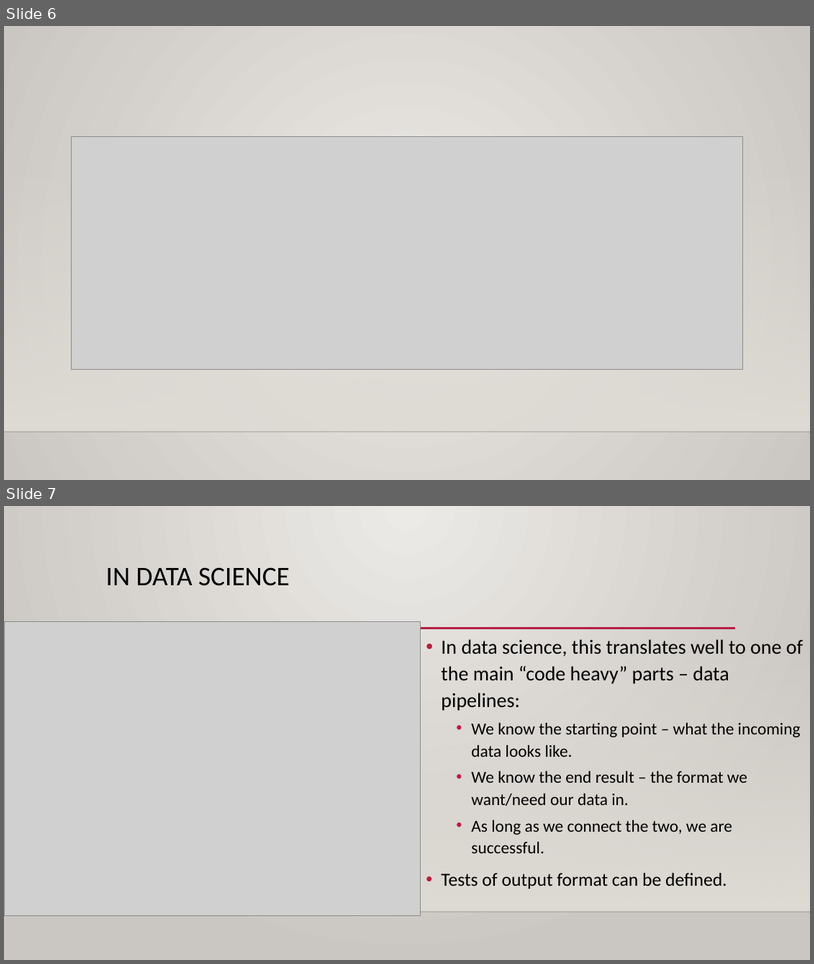
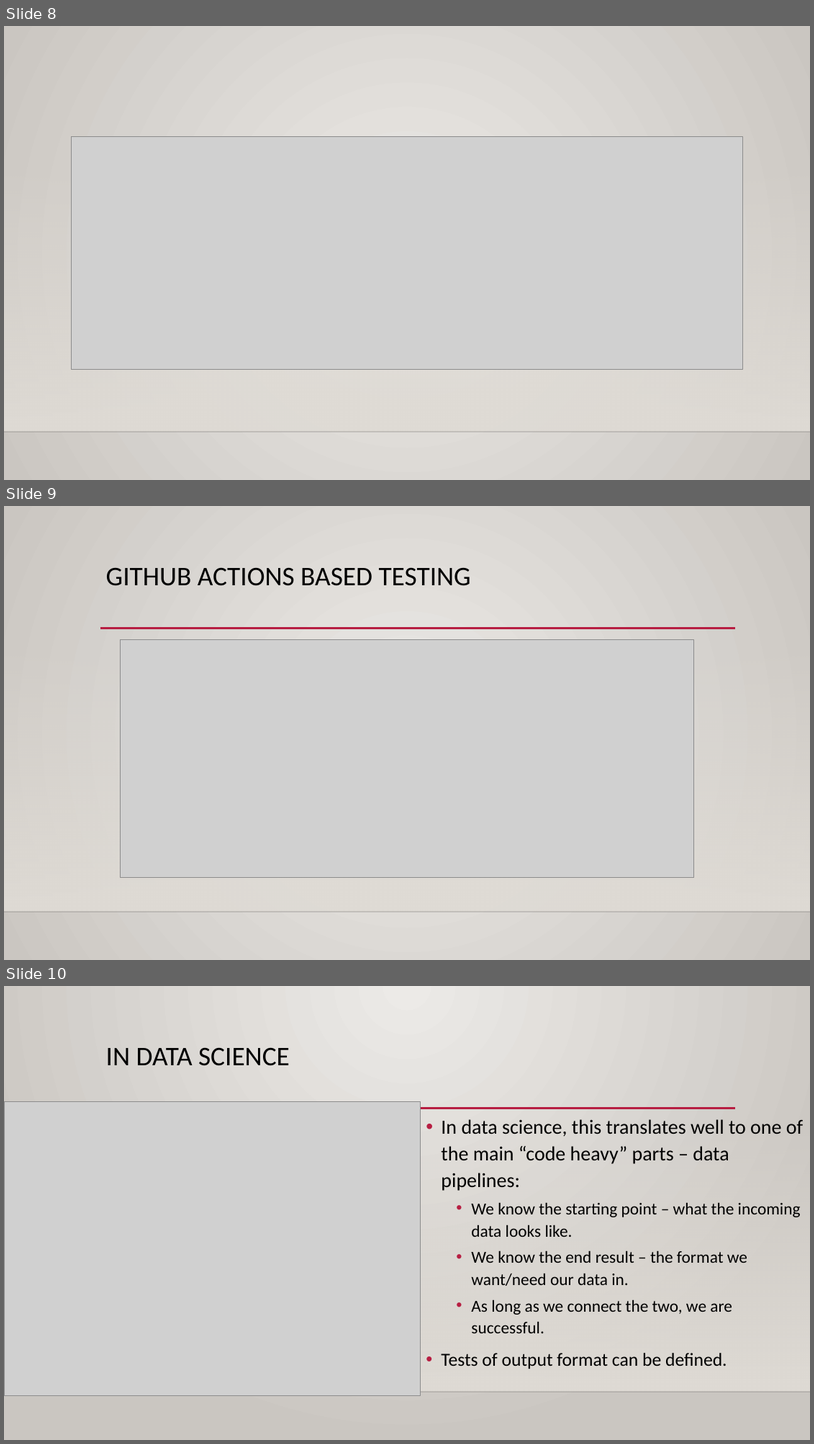
Before and after one commit to okohnkay/Programming_Basics_for_ML, a slide deck: course_material/slides/019_test_driven.pptx. Shown one above the other, each under a label of ours: slides 6 and 7 before the commit, slides 8, 9 and 10 after it. The pictures are 814x964 and 814x1444 pixels, drawn with LibreOffice and Linux fonts; fonts in the diff are those of the drawing; grey boxes stand for pictures; background and template pictures are left out. Boxes give left, top, right and bottom in pixels: in the first picture for what was removed or moved away, otherwise in the second. Text is boxed around its words. In the diff, an @@ line names an element or a change of style, - is before the commit and + after.

```diff
--- a/course_material/slides/019_test_driven.pptx
+++ b/course_material/slides/019_test_driven.pptx
@@ slide 9 added at <box>4,506,810,960</box>, background gradient #ECEAE7 to #CAC7C1; not listed: 3 template elements that a slide beside it also shows @@
@@ title added at <box>106,567,471,586</box>, 32 pt, text #000000 @@
+GITHUB ACTIONS BASED TESTING
@@ picture added at <box>120,639,695,877</box> @@
@@ what was slide 6 is now slide 8 @@
@@ what was slide 7 is now slide 10 @@
```
Also in this commit, not shown: 7 slides changed, 3 other slides added, 1 other file.
